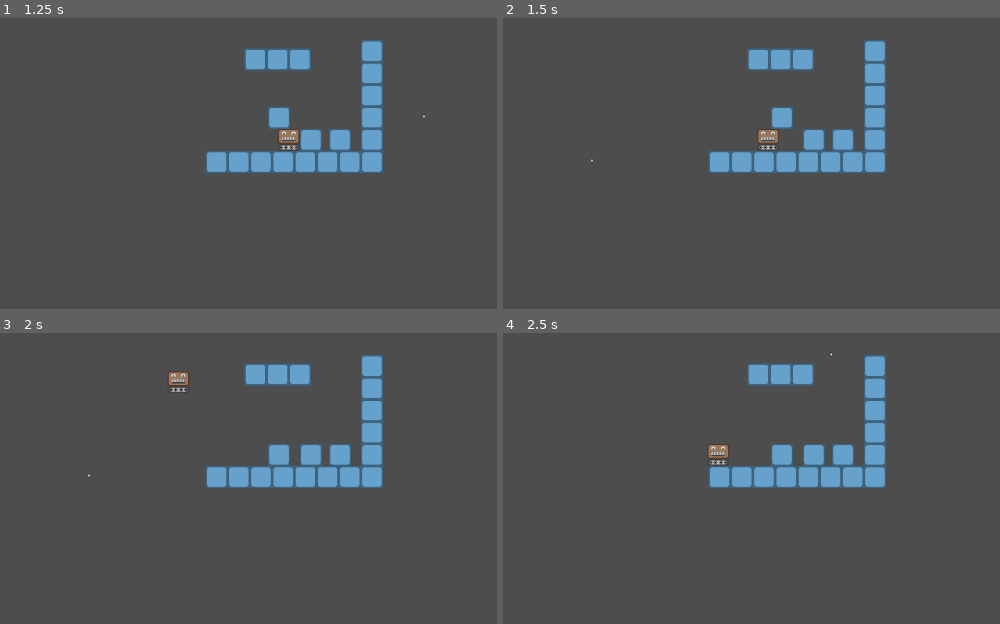
Above: before the commit, frames 1-4 (two rows, left to right).
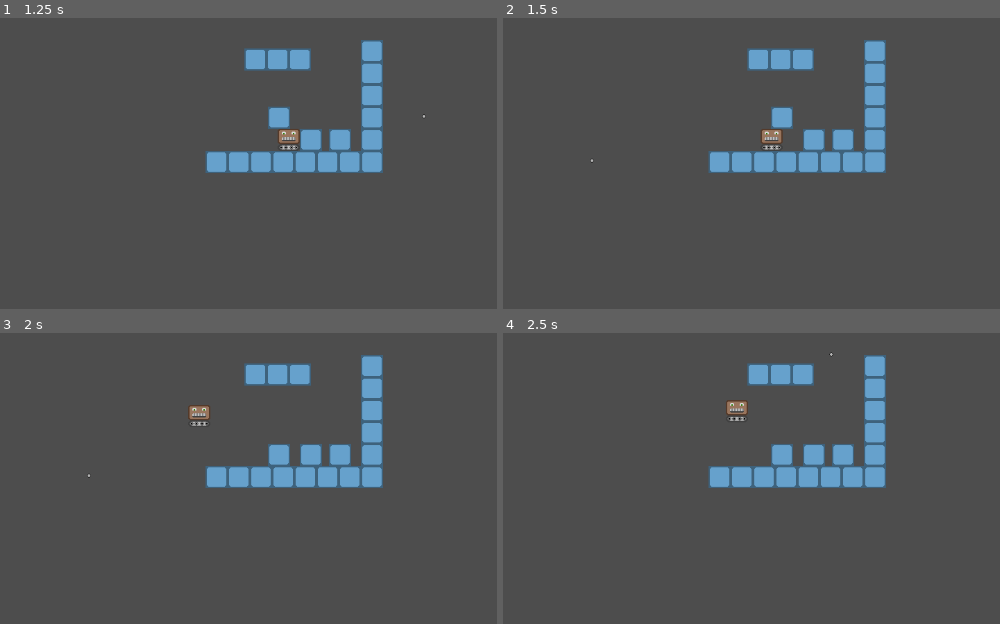
Above: after the commit, the same moments.

Repository: krotomo/glue-gun-game
Game: Godot game, scene res://scenes/main.tscn
Two runs of this game, one before a commit and one after it. Both use one fixed random seed, a clock stepped at 60 frames per second and the inputs below.
Inputs (mouse positions are in pixels of both pictures, inside the frame that each line leads up to):
- Up to frame 1 (1.25 s): move the mouse to (422, 116) at 0.52 s; hold D (move_right) from 0.53 s (still down); tap Space (jump) at 0.6, 0.77, 1.07 s
- Up to frame 2 (1.5 s): tap Enter at 1.25 s; move the mouse to (592, 160) at 1.27 s; release D (move_right) at 1.28 s; hold A (move_left) from 1.28 s (still down); click (592, 160) at 1.35 s
- Up to frame 3 (2 s): keep holding A (move_left); tap Space (jump) at 1.52, 1.55, 1.82 s
- Up to frame 4 (2.5 s): move the mouse to (831, 353) at 2.02 s; release A (move_left) at 2.03 s; hold D (move_right) from 2.03 s (still down); tap Space (jump) at 2.1 s

Frame 1 is identical in both runs. In frame 2, 0.2% of the frame differs, in the area x 51-57%, y 38-46%; in frame 3, 0.5%, in the area x 33-43%, y 13-32%; in frame 4, 0.5%.

Commit message:
tweaks and cleanup

Diff:
--- a/scripts/block_group.gd
+++ b/scripts/block_group.gd
@@ -5,8 +5,8 @@
 
 const GRAVITY = 1000
 const ACCELERATION = 2500
-const MAX_SPEED = 250
-const JUMP_SPEED = 450
+const MAX_SPEED = 200
+const JUMP_SPEED = 420
 
 var blocks = []
 var velocity : Vector2 = Vector2.ZERO
--- a/scripts/game.gd
+++ b/scripts/game.gd
@@ -40,37 +40,3 @@
 	var result = next_block_id
 	next_block_id += 1
 	return result
-
-
-func collision_check(this_block_group, offset):
-	var other_block_groups = get_tree().get_nodes_in_group("block_group").filter(
-		func(block_group): return block_group != this_block_group).map(
-			func(block_group): return block_group.find_children(
-				"*", "res://scripts/block.gd"
-			).map(
-				func(block): return rect2_from_position(
-					block.global_position
-				)
-			)
-		)
-	var blocks = this_block_group.find_children("*", "res://scripts/block.gd").map(
-		func(block):
-			var new_position = block.global_position + offset
-			return rect2_from_position(new_position)
-	)
-	var collision = false
-	for block in blocks:
-		for other_block_group in other_block_groups:
-			for other_block in other_block_group:
-				if block.intersects(other_block):
-					collision = true
-	return collision
-
-
-func rect2_from_position(pos):
-	return Rect2i(
-		pos.x - BLOCK_SIZE/2,
-		pos.y - BLOCK_SIZE/2,
-		BLOCK_SIZE,
-		BLOCK_SIZE
-	)
